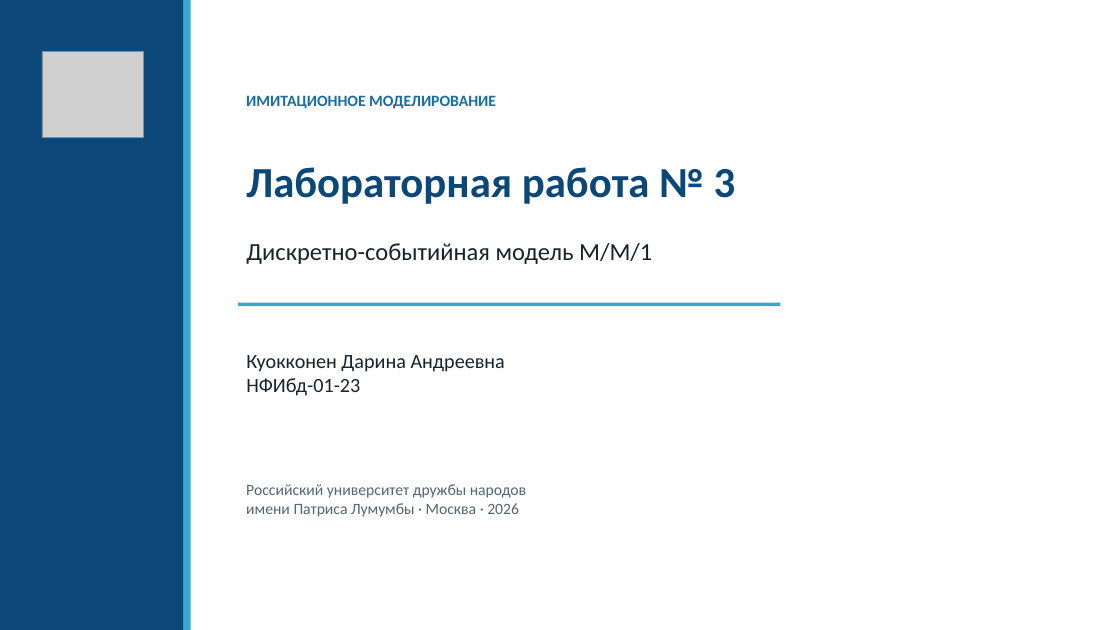
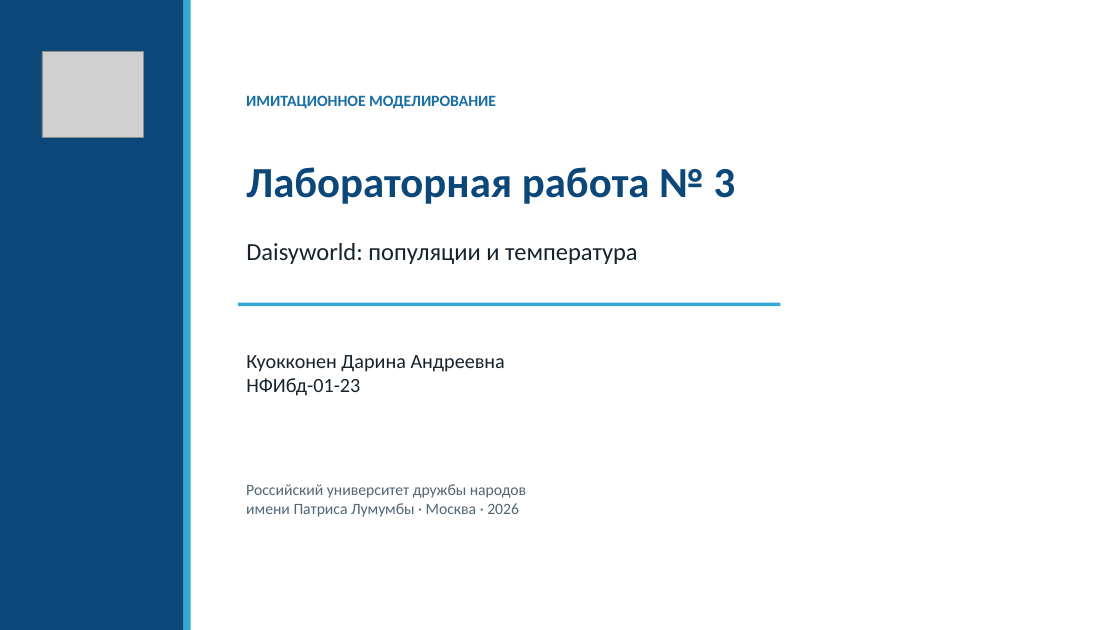
Before and after one commit to dakuokkonen1/study-2026-simulation-modeling, a slide deck: slide 1 of labs/lab03/presentation/simulation-modeling-lab03-presentation.pptx. Drawn at 1120x630 pixels with LibreOffice and Linux fonts; fonts in the diff are those of the drawing; grey boxes stand for pictures. Boxes give left, top, right and bottom in pixels: in the first picture for what was removed or moved away, otherwise in the second. Text is boxed around its words. In the diff, an @@ line names an element or a change of style, - is before the commit and + after.

```diff
--- a/labs/lab03/presentation/simulation-modeling-lab03-presentation.pptx
+++ b/labs/lab03/presentation/simulation-modeling-lab03-presentation.pptx
@@ text at [246,243,638,264]: text changed @@
-Дискретно-событийная модель M/M/1
+Daisyworld: популяции и температура
```
Also in this commit, not shown: 3 other slides changed, 13 slides added, 11 slides removed, 14 other files.
